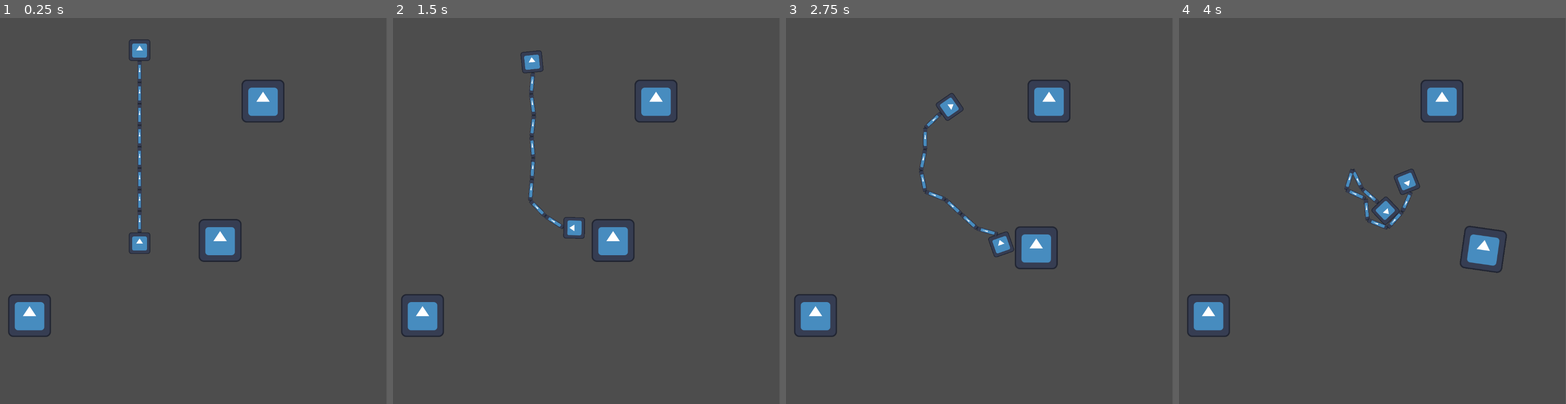
Above: before the commit, frames 1-4 (left to right).
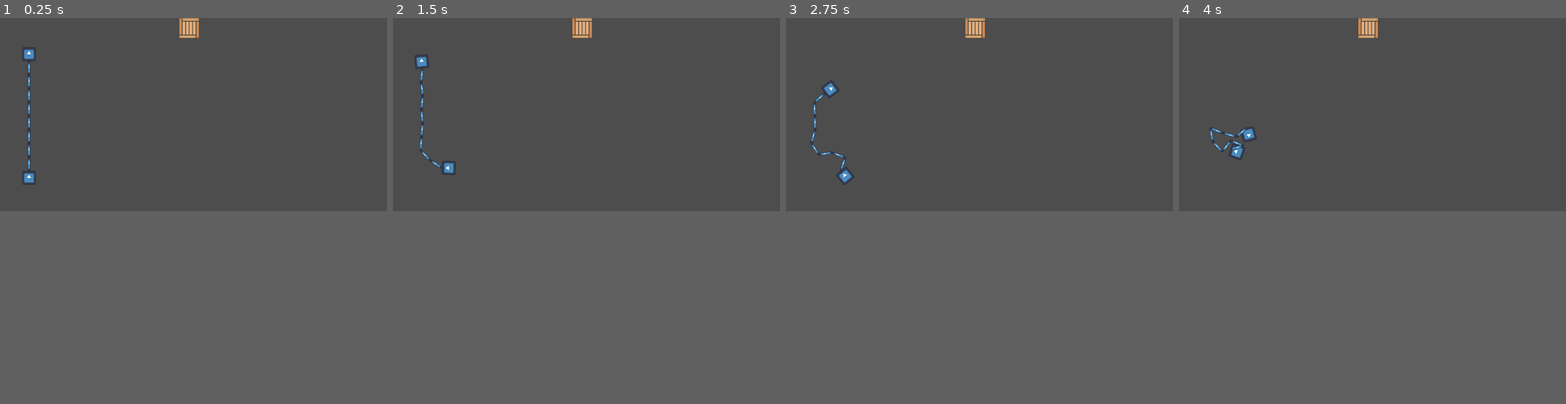
Above: after the commit, the same moments.

Repository: soursplit/MRUHacks2025
Game: Godot game, scene res://Hehehe.tscn
Two runs of this game, one before a commit and one after it. Both use one fixed random seed, a clock stepped at 60 frames per second and the inputs below. The engine's default icon, where the game draws it, is replaced by a stand-in: a white triangle on a blue panel in a dark square.
Inputs:
- Up to frame 1 (0.25 s): no input
- Up to frame 2 (1.5 s): tap Enter at 0.5 s; hold D (P1 Right) 0.53-1.28 s; hold Down (P2 Down) 0.53-1.28 s; hold S (P1 Down) from 1.28 s (still down); tap Left (P2 Left) at 1.35 s
- Up to frame 3 (2.75 s): release S (P1 Down) at 2.03 s; hold D (P1 Right) from 2.03 s (still down); hold Right (P2 Right) from 2.03 s (still down)
- Up to frame 4 (4 s): release D (P1 Right) at 2.78 s; release Right (P2 Right) at 2.78 s; hold W (P1 Up) 2.78-3.53 s; tap Up (P2 Up) at 2.85 s; hold A (P1 Left) from 3.53 s (still down); hold Down (P2 Down) from 3.53 s (still down)
The window is 799x799 before the commit and 800x400 after it. Grey fills any space a smaller window leaves; there, only what the larger window draws over its background counts as a difference.

The runs differ from the first frame. In frame 1, 3.4% of the frame differs, in the area x 2-74%, y 0-83%; in frame 2, 3.4%; in frame 3, 3.4%; in frame 4, 3.4%.

Commit message:
tired man tries to make a level

Diff:
--- a/Nelson/Hehehe.tscn
+++ b/Nelson/Hehehe.tscn
@@ -1,118 +1,135 @@
-[gd_scene load_steps=7 format=3 uid="uid://ravqyhiui8r"]
+[gd_scene load_steps=9 format=3 uid="uid://ravqyhiui8r"]
 
-[ext_resource type="Texture2D" uid="uid://ruc84cx52ysv" path="res://icon.svg" id="2_qhke0"]
 [ext_resource type="PackedScene" uid="uid://bsymhr5h3biq0" path="res://block.tscn" id="4_bqvgl"]
 [ext_resource type="PackedScene" uid="uid://cj388qs1rlbsb" path="res://Chain.tscn" id="5_71pwu"]
+[ext_resource type="Texture2D" uid="uid://cdfmlir64707j" path="res://box.png" id="5_bqvgl"]
 [ext_resource type="PackedScene" uid="uid://c0wjgxc721ppi" path="res://RigidPlayer.tscn" id="6_71pwu"]
 [ext_resource type="Script" uid="uid://ctbh1yj18mamp" path="res://P2rigid_player.gd" id="6_a3twx"]
 
+[sub_resource type="PhysicsMaterial" id="PhysicsMaterial_71pwu"]
+
+[sub_resource type="PhysicsMaterial" id="PhysicsMaterial_a3twx"]
+
 [sub_resource type="RectangleShape2D" id="RectangleShape2D_bqvgl"]
-size = Vector2(128, 128)
+size = Vector2(96, 96)
 
 [node name="Hehehe" type="Node2D"]
 
 [node name="rigidBodyPlayer2" parent="." instance=ExtResource("6_71pwu")]
-position = Vector2(416, 664)
-mass = 1.0
+position = Vector2(135, 736)
+physics_material_override = SubResource("PhysicsMaterial_71pwu")
 
 [node name="rigidBodyPlayer1" parent="." instance=ExtResource("6_71pwu")]
-position = Vector2(416, 88)
+position = Vector2(135, 160)
 mass = 0.733
+physics_material_override = SubResource("PhysicsMaterial_a3twx")
 script = ExtResource("6_a3twx")
 
 [node name="cainz2" type="Node2D" parent="."]
 position = Vector2(-144, 0)
 
 [node name="PinJoint2D" type="PinJoint2D" parent="cainz2"]
-position = Vector2(560, 320)
+position = Vector2(279, 392)
 node_a = NodePath("../chainLink3")
 node_b = NodePath("../chainLink4")
 
 [node name="chainLink" parent="cainz2" instance=ExtResource("5_71pwu")]
-position = Vector2(560, 160)
+position = Vector2(279, 232)
 
 [node name="PinJoint2D2" type="PinJoint2D" parent="cainz2"]
-position = Vector2(560, 192)
+position = Vector2(279, 264)
 scale = Vector2(0.368783, 1.25672)
 node_a = NodePath("../chainLink")
 node_b = NodePath("../chainLink2")
 
 [node name="chainLink2" parent="cainz2" instance=ExtResource("5_71pwu")]
-position = Vector2(560, 224)
+position = Vector2(279, 296)
 
 [node name="PinJoint2D3" type="PinJoint2D" parent="cainz2"]
-position = Vector2(560, 256)
+position = Vector2(279, 328)
 scale = Vector2(0.368783, 1.25672)
 node_a = NodePath("../chainLink2")
 node_b = NodePath("../chainLink3")
 
 [node name="chainLink3" parent="cainz2" instance=ExtResource("5_71pwu")]
-position = Vector2(560, 288)
+position = Vector2(279, 360)
 
 [node name="PinJoint2D4" type="PinJoint2D" parent="cainz2"]
-position = Vector2(560, 128)
+position = Vector2(279, 200)
 node_a = NodePath("../../rigidBodyPlayer1")
 node_b = NodePath("../chainLink")
 
 [node name="chainLink4" parent="cainz2" instance=ExtResource("5_71pwu")]
-position = Vector2(560, 352)
+position = Vector2(279, 424)
 
 [node name="PinJoint2D5" type="PinJoint2D" parent="cainz2"]
-position = Vector2(560, 384)
+position = Vector2(279, 456)
 node_a = NodePath("../chainLink4")
 node_b = NodePath("../chainLink5")
 
 [node name="chainLink5" parent="cainz2" instance=ExtResource("5_71pwu")]
-position = Vector2(560, 416)
+position = Vector2(279, 488)
 
 [node name="PinJoint2D6" type="PinJoint2D" parent="cainz2"]
-position = Vector2(560, 448)
+position = Vector2(279, 520)
 node_a = NodePath("../chainLink5")
 node_b = NodePath("../chainLink6")
 
 [node name="chainLink6" parent="cainz2" instance=ExtResource("5_71pwu")]
-position = Vector2(560, 480)
+position = Vector2(279, 552)
 
 [node name="PinJoint2D7" type="PinJoint2D" parent="cainz2"]
-position = Vector2(560, 512)
+position = Vector2(279, 584)
 node_a = NodePath("../chainLink6")
 node_b = NodePath("../chainLink7")
 
 [node name="chainLink7" parent="cainz2" instance=ExtResource("5_71pwu")]
-position = Vector2(560, 544)
+position = Vector2(279, 616)
 
 [node name="PinJoint2D8" type="PinJoint2D" parent="cainz2"]
-position = Vector2(560, 576)
+position = Vector2(279, 648)
 node_a = NodePath("../chainLink7")
 node_b = NodePath("../chainLink8")
 
 [node name="chainLink8" parent="cainz2" instance=ExtResource("5_71pwu")]
-position = Vector2(560, 608)
+position = Vector2(279, 680)
 
 [node name="PinJoint2D9" type="PinJoint2D" parent="cainz2"]
-position = Vector2(560, 640)
+position = Vector2(279, 712)
 node_a = NodePath("../chainLink8")
 node_b = NodePath("../../rigidBodyPlayer2")
 
 [node name="Block2" parent="." instance=ExtResource("4_bqvgl")]
-position = Vector2(88, 888)
+position = Vector2(1140, 1527)
 
 [node name="Block" parent="." instance=ExtResource("4_bqvgl")]
-position = Vector2(784, 248)
+position = Vector2(1997, 1052)
 
 [node name="Block3" parent="." instance=ExtResource("4_bqvgl")]
-position = Vector2(784, 248)
+position = Vector2(2112, 1356)
 
-[node name="RigidBody2D" type="RigidBody2D" parent="."]
-position = Vector2(656, 664)
+[node name="WoodBox" type="RigidBody2D" parent="."]
+position = Vector2(896, 64)
 
-[node name="Sprite2D" type="Sprite2D" parent="RigidBody2D"]
-texture = ExtResource("2_qhke0")
+[node name="Sprite2D" type="Sprite2D" parent="WoodBox"]
+position = Vector2(-16.5625, -16.75)
+scale = Vector2(0.498077, 0.497449)
+texture = ExtResource("5_bqvgl")
 
-[node name="CollisionShape2D" type="CollisionShape2D" parent="RigidBody2D"]
+[node name="CollisionShape2D" type="CollisionShape2D" parent="WoodBox"]
+position = Vector2(-16, -16)
 shape = SubResource("RectangleShape2D_bqvgl")
 
 [node name="StaticBody2D" type="StaticBody2D" parent="."]
 
 [node name="CollisionPolygon2D" type="CollisionPolygon2D" parent="StaticBody2D"]
-polygon = PackedVector2Array(16, 0, 1168, -8, 1152, 1176, -40, 1168, -32, -88, -136, -48, -136, 1280, 1232, 1248, 1248, -32, 1144, -112, 152, -112, -32, -88, -32, 0)
+polygon = PackedVector2Array(0, 0, 1800, 0, 1800, 900, 0, 900, 0, -5, -9, -5, -75, 1003, 1879, 962, 1903, -191, 9, -43)
+
+[node name="wall" type="StaticBody2D" parent="."]
+
+[node name="CollisionPolygon2D" type="CollisionPolygon2D" parent="wall"]
+polygon = PackedVector2Array(320, 0, 320, 320, 384, 320, 384, 0)
+
+[node name="CollisionPolygon2D2" type="CollisionPolygon2D" parent="wall"]
+position = Vector2(0, 576)
+polygon = PackedVector2Array(320, 0, 320, 320, 384, 320, 384, 0)
--- a/Nelson/project.godot
+++ b/Nelson/project.godot
@@ -17,7 +17,8 @@
 
 [display]
 
-window/size/viewport_height=1152
+window/size/viewport_width=1800
+window/size/viewport_height=900
 
 [input]
 
Binary file added: Nelson/box.png
Not shown, added: Nelson/box.png.import
